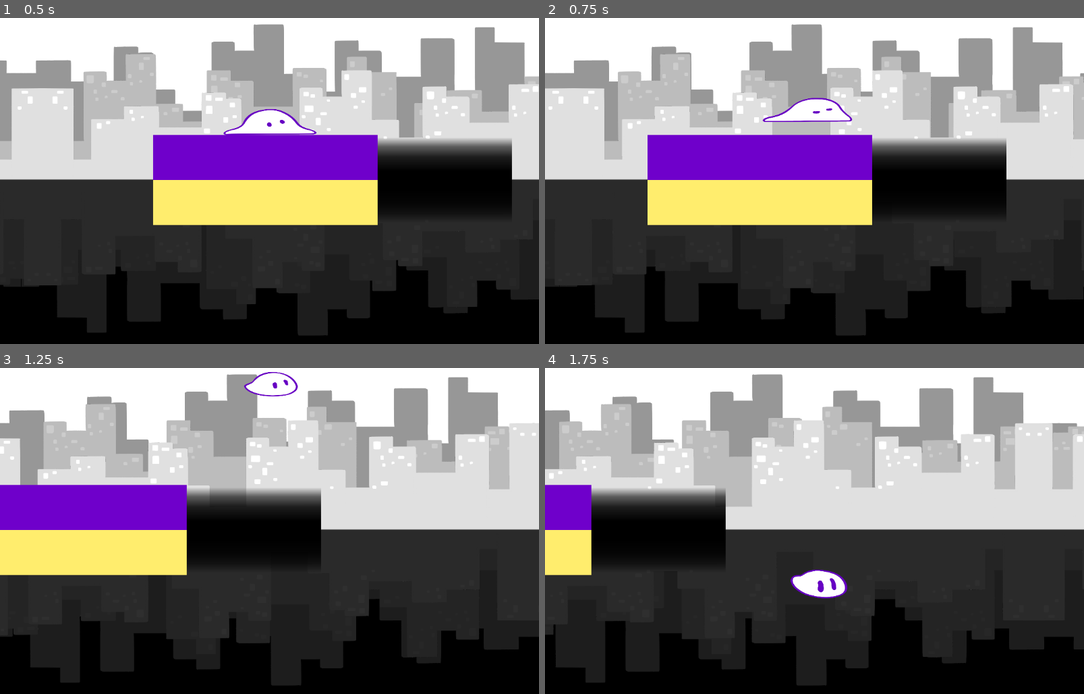
Above: before the commit, frames 1-4 (two rows, left to right).
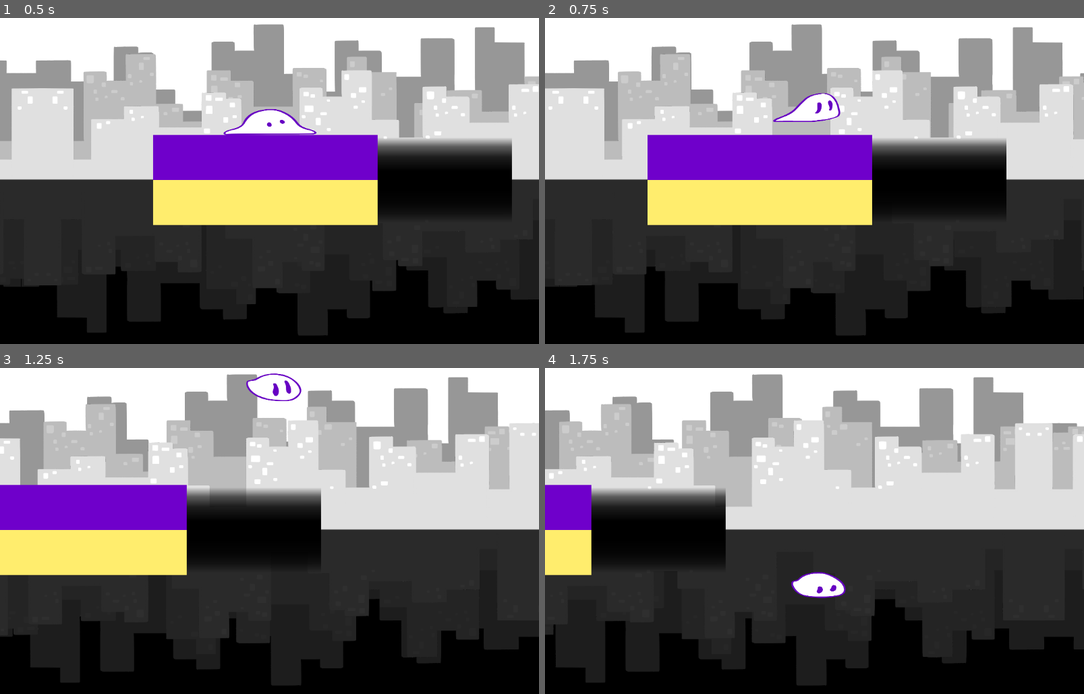
Above: after the commit, the same moments.

Repository: Globs-United/Project
Game: Godot game, scene res://lvl1_BACKUP_201505.tscn
The game is run twice, just before and just after one commit, with the same random seed, the same clock (stepped at 60 frames per second) and the same inputs.
Inputs:
- Up to frame 1 (0.5 s): no input
- Up to frame 2 (0.75 s): tap Enter at 0.5 s; hold Right (moveRight) from 0.53 s (still down); tap Space (jump) at 0.6 s
- Up to frame 3 (1.25 s): keep holding Right (moveRight); tap Space (jump) at 0.77, 1.07 s
- Up to frame 4 (1.75 s): keep holding Right (moveRight); tap Space (jump) at 1.35, 1.52 s

Frame 1 is identical in both runs. In frame 2, 0.4% of the frame differs, in the area x 40-58%, y 22-32%; in frame 3, 0.3%; in frame 4, 0.3%.

Commit message:
player jump frame 0 removed

Diff:
--- a/object_scenes/player.tscn
+++ b/object_scenes/player.tscn
@@ -17,7 +17,6 @@
 [ext_resource type="Texture2D" uid="uid://d84krtqapxnk" path="res://player_animations/Death7.png" id="8_4t6iu"]
 [ext_resource type="Texture2D" uid="uid://dgb2giaw2b3n1" path="res://player_animations/Idle4Y.png" id="9_0a7qy"]
 [ext_resource type="Texture2D" uid="uid://bo5e84r8le2e7" path="res://player_animations/Death8.png" id="9_jiluc"]
-[ext_resource type="Texture2D" uid="uid://cf1ri8pnwuicl" path="res://player_animations/Jump1.png" id="10_oifb6"]
 [ext_resource type="Texture2D" uid="uid://6s8mur2e2evj" path="res://player_animations/Death1Y.png" id="10_rdxro"]
 [ext_resource type="Texture2D" uid="uid://5v3hwf52cfbf" path="res://sprites/transparentPixel.png" id="10_t5otc"]
 [ext_resource type="Texture2D" uid="uid://b0clc3is76yhg" path="res://player_animations/Jump2.png" id="11_kfkp0"]
@@ -38,7 +37,6 @@
 [ext_resource type="Texture2D" uid="uid://bi53uj7g6nq27" path="res://player_animations/Jump10.png" id="19_nfiuj"]
 [ext_resource type="Texture2D" uid="uid://bubj2nr2as813" path="res://player_animations/Jump11.png" id="20_bucch"]
 [ext_resource type="Texture2D" uid="uid://ilj0iv7mtpex" path="res://player_animations/Jump12.png" id="21_383ce"]
-[ext_resource type="Texture2D" uid="uid://b10s6io0vnt3d" path="res://player_animations/Jump1Y.png" id="22_e1ucv"]
 [ext_resource type="Texture2D" uid="uid://db7aw12cecbgp" path="res://player_animations/Jump2Y.png" id="23_4t6iu"]
 [ext_resource type="Texture2D" uid="uid://b5pyqyvqwxv3q" path="res://player_animations/Jump3Y.png" id="24_jiluc"]
 [ext_resource type="Texture2D" uid="uid://dk6n0uslk138o" path="res://player_animations/Jump4Y.png" id="25_rdxro"]
@@ -169,9 +167,6 @@
 }, {
 "frames": [{
 "duration": 1.0,
-"texture": ExtResource("10_oifb6")
-}, {
-"duration": 1.0,
 "texture": ExtResource("11_kfkp0")
 }, {
 "duration": 1.0,
@@ -209,9 +204,6 @@
 "speed": 5.0
 }, {
 "frames": [{
-"duration": 1.0,
-"texture": ExtResource("22_e1ucv")
-}, {
 "duration": 1.0,
 "texture": ExtResource("23_4t6iu")
 }, {
@@ -294,7 +286,7 @@
 [node name="AnimatedSprite2D" type="AnimatedSprite2D" parent="." groups=["player"]]
 scale = Vector2(0.867188, 0.507813)
 sprite_frames = SubResource("SpriteFrames_i3pqv")
-animation = &"deathY"
+animation = &"jumpY"
 
 [node name="CollisionShape2D" type="CollisionShape2D" parent="."]
 position = Vector2(0, -7)
Not shown: 1 places in object_scenes/player.tscn that only renumber resources
